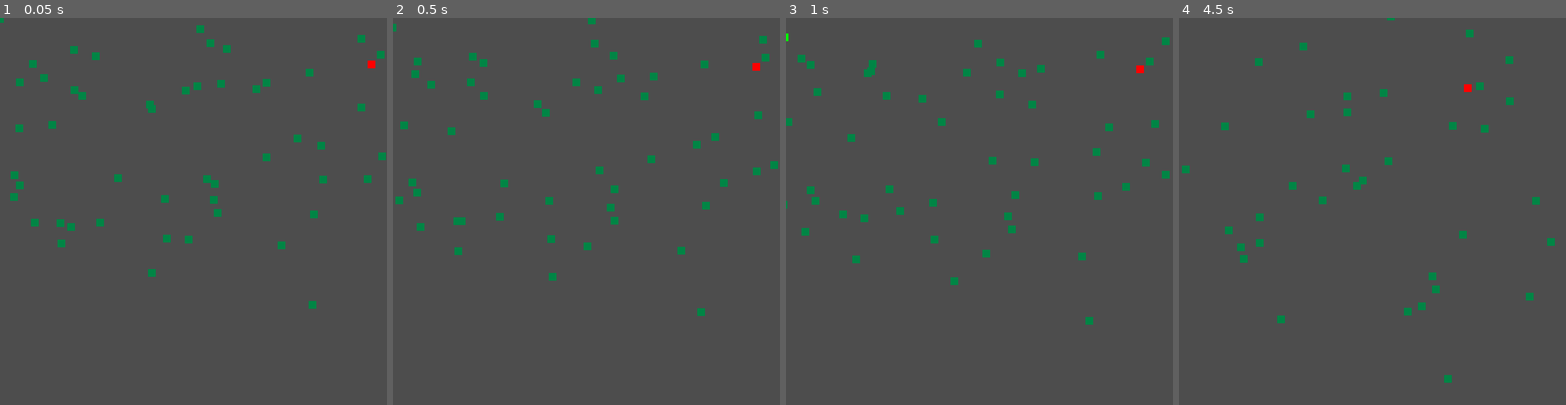
Above: before the commit, frames 1-4 (left to right).
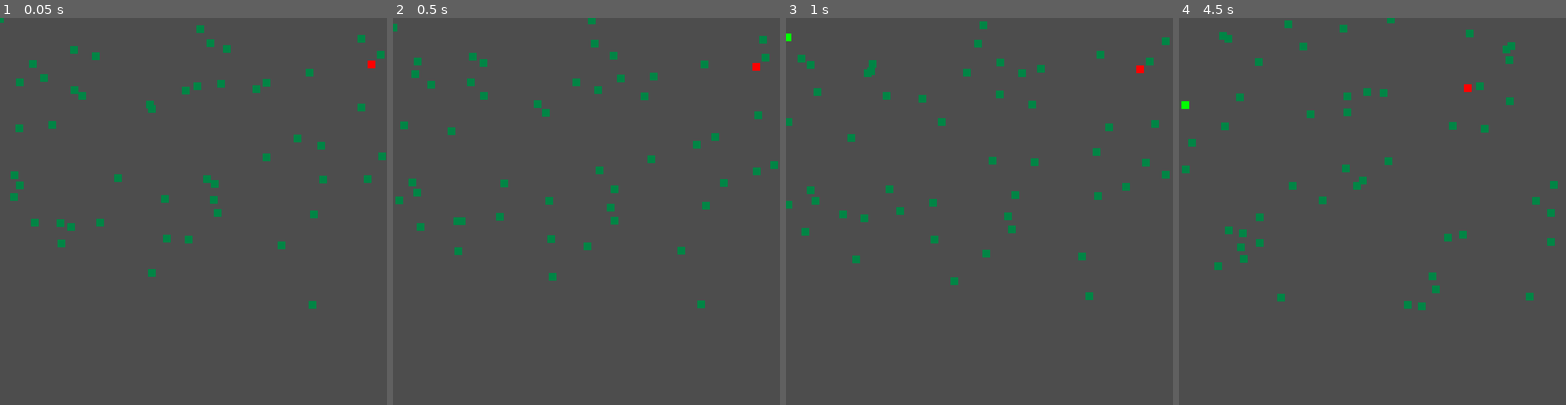
Above: after the commit, the same moments.

Repository: LeonardoMonteblanc/sir_simulator
Game: Godot game, scene res://scenes/main/Principal.tscn
The game is run twice, just before and just after one commit, with the same random seed, the same clock (stepped at 60 frames per second) and the same inputs.
Inputs:
- Up to frame 1 (0.05 s): no input
- Up to frame 2 (0.5 s): no input
- Up to frame 3 (1 s): tap Enter (ui_accept) at 0.5, 0.77 s; hold Right (ui_right) from 0.53 s (still down)
- Up to frame 4 (4.5 s): release Right (ui_right) at 1.28 s; hold Left (ui_left) 1.28-2.03 s; tap Enter (ui_accept) at 1.52, 3.02, 3.77 s; hold Right (ui_right) 2.03-3.53 s; hold Left (ui_left) from 3.53 s (still down)

Frame 1 is identical in both runs. In frame 2, less than 0.1% of the frame differs, in the area x 0-81%, y 1-77%; in frame 3, 0.2%; in frame 4, 0.8%, in the area x 0-98%, y 0-95%.

Commit message:
feat(task-30): implementa detecção de bordas + mudanca de direcao

Diff:
--- a/scripts/agents/agente.gd
+++ b/scripts/agents/agente.gd
@@ -38,6 +38,22 @@
 		sir_estados.Estado.RECUPERADO:
 			sprite.color = Constants.COR_RECUPERADO
 
+# metodo para detectar as bordas
+func detectar_bordas():
+	if position.x <= 0:
+		position.x = 0
+		direcao.x *= -1
+	elif position.x >= Constants.LARGURA_AREA:
+		position.x = Constants.LARGURA_AREA
+		direcao.x *= -1
+
+	if position.y <= 0:
+		position.y = 0
+		direcao.y *= -1
+
+	elif position.y  >= Constants.ALTURA_AREA:
+		position.y = Constants.ALTURA_AREA
+		direcao.y *= -1
 
 # Called when the node enters the scene tree for the first time.
 func _ready() -> void:
@@ -48,3 +64,4 @@
 # Called every frame. 'delta' is the elapsed time since the previous frame.
 func _process(delta: float) -> void:
 	position += direcao * velocidade * delta
+	detectar_bordas()
